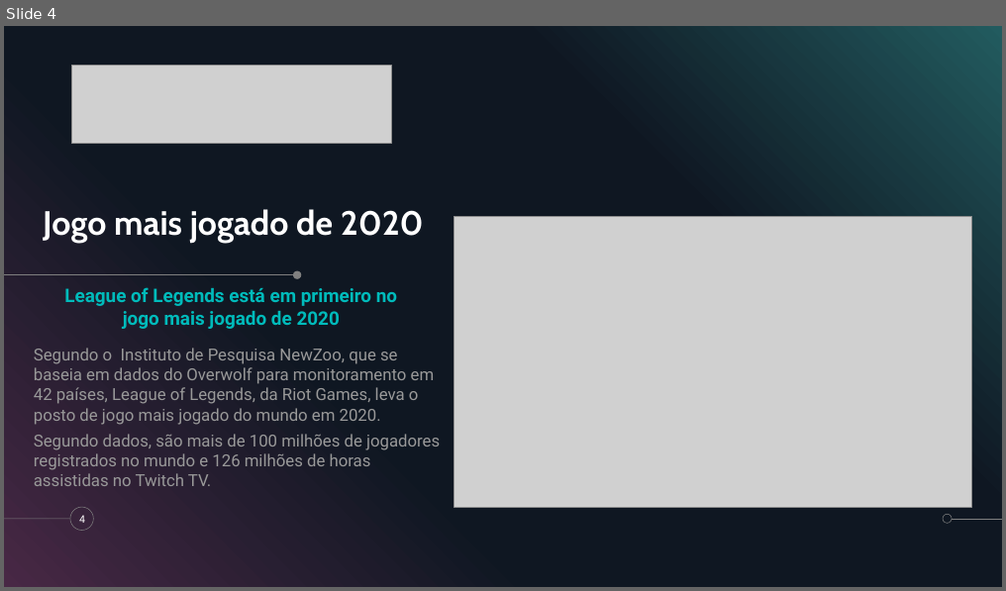
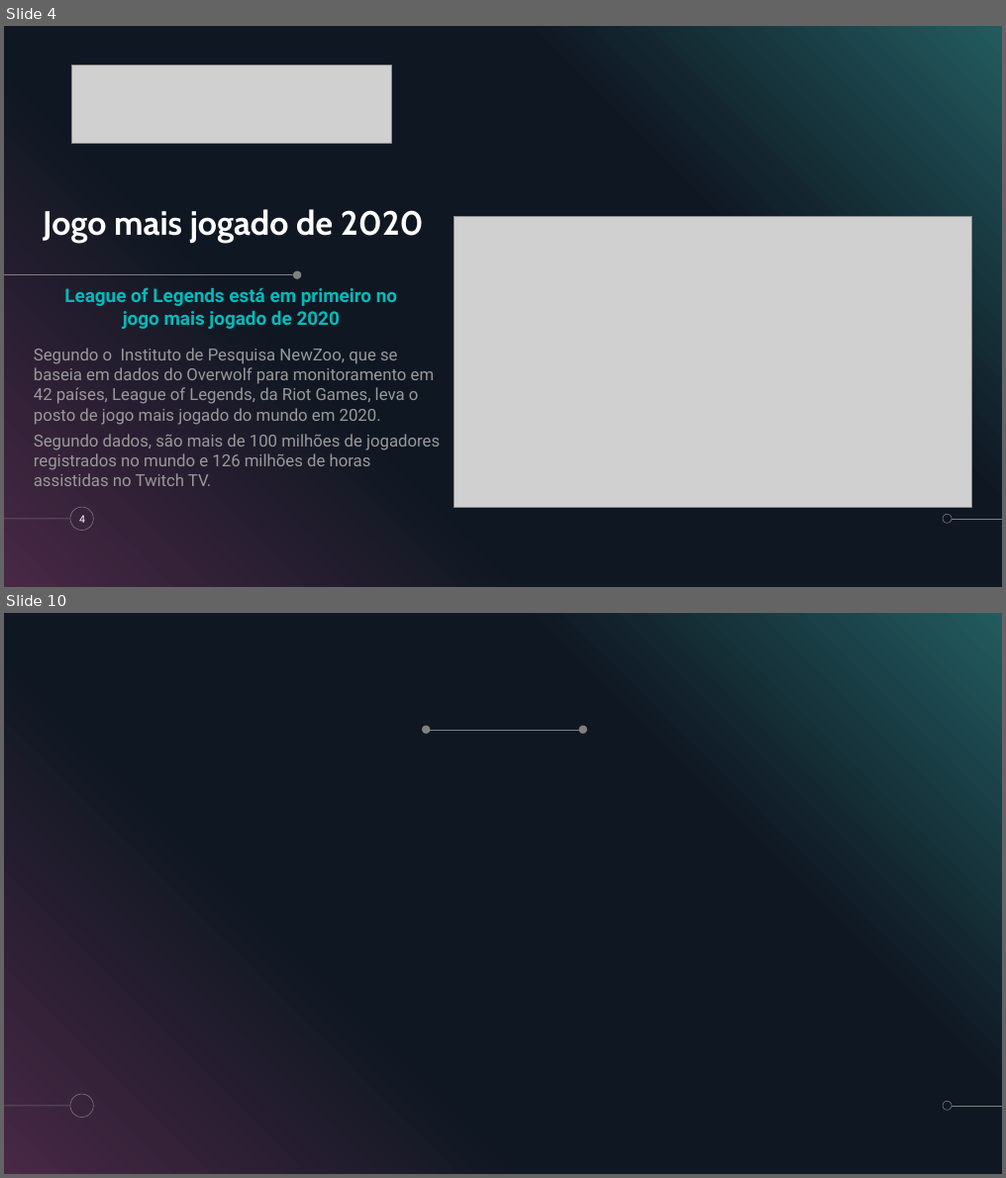
Before and after one commit to DanDan0608/Projeto-Individual, a slide deck: Apresentação-projeto-individual.pptx. Shown one above the other, each under a label of ours: slide 4 before the commit, slides 4 and 10 after it; the slides between them are not shown. The pictures are 1006x591 and 1006x1178 pixels, drawn with LibreOffice and Linux fonts; fonts in the diff are those of the drawing; grey boxes stand for pictures; background and template pictures are left out. Boxes give left, top, right and bottom in pixels: in the first picture for what was removed or moved away, otherwise in the second. Text is boxed around its words. In the diff, an @@ line names an element or a change of style, - is before the commit and + after.

```diff
--- a/Apresentação-projeto-individual.pptx
+++ b/Apresentação-projeto-individual.pptx
@@ slide 10 added at (4, 613, 1002, 1174), background picture (left out); not listed: 5 template elements that a slide beside it also shows @@
@@ ellipse added at (422, 725, 430, 734), fill #808080 @@
@@ line added from (427, 730) to (582, 730), #808080 0.5 pt @@
@@ ellipse added at (579, 725, 587, 734), fill #808080 @@
```
Also in this commit, not shown: 4 slides changed, 5 other slides added, 20 slides removed.
